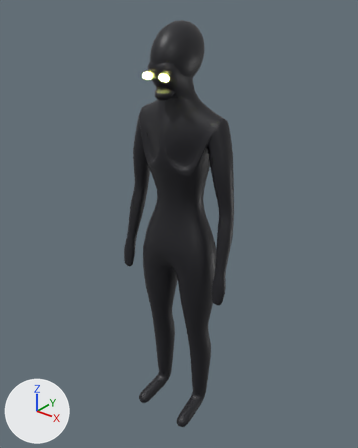
An edit to the glTF model prototypes/band/models/eimer.glb, drawn before and after from the same camera.
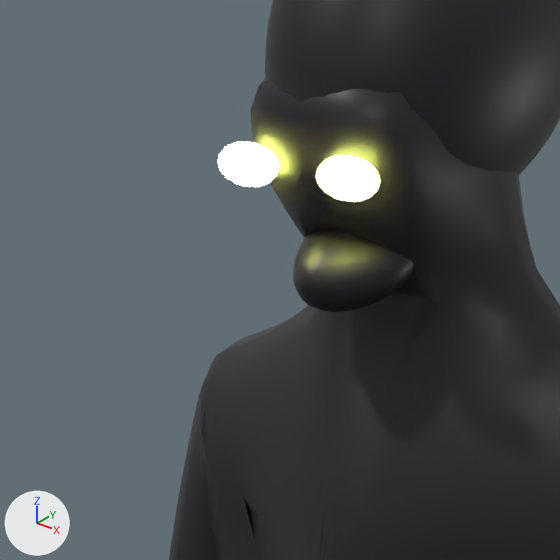
Each version is shown whole from a camera (50 mm lens) standing at (1.122, -1.41, 1.816) and looking at (-0.014, 0.01, 0.936), then close up on the part from 30% to 56% of the width and 11% to 32% of the height. Every picture has the same lights, and +X, +Y and +Z are marked at lower left. The older version's two pictures come first. Vertices at exactly the same position are counted once.

Objects in the first close-up: 'eimer'.
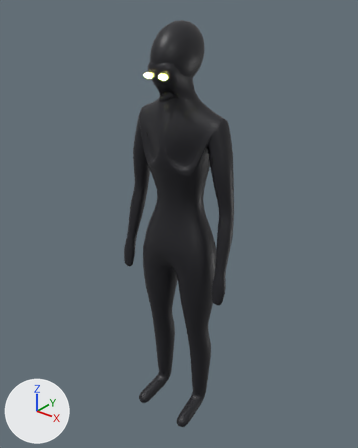
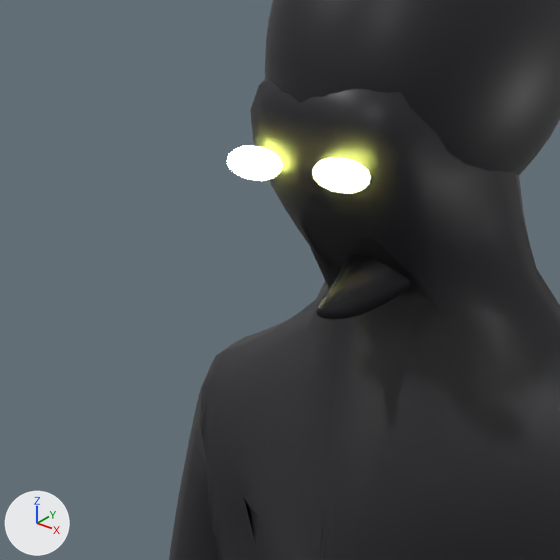
The change, as JSON lines over the scene's bpy script:
```json
{"block": "me_eimer", "where": "me_eimer.from_pydata(...)  # 4877 vertices, 9736 faces; spans x -0.26..0.26, y -0.15..0.1, z 0.01..1.7"}
{"block": "me_eimer", "where": "# used by ob_eimer; location = (0.0, 0.0, 0.0)"}
{"block": "me_eimer", "change": "me_eimer part 1: the loose piece of 178 vertices spanning x -0.04..0.04, y -0.13..-0.05, z 1.46..1.51 is scaled about its middle by (0.557, 1.1, 0.81), then moved by (0.0, 0.02, -0.01)"}
{"block": "me_eimer", "change": "me_eimer part 2: 11 of the vertices in x 0.05..0.06, y -0.14..-0.13, z 1.53..1.55 are moved by (-0.01, 0.0, 0.0)"}
{"block": "me_eimer", "change": "me_eimer part 3: 11 of the vertices in x -0.06..-0.05, y -0.14..-0.13, z 1.53..1.55 are moved by (0.01, 0.0, 0.0)"}
```

Boxes (x1, y1, x2, y2) around the edits, measured in the close-ups (560 x 560 px; the box of a moved part takes in the faces that stretch with it):
```json
{"part": 1, "of": "me_eimer", "change": "moved or reshaped", "before": [293, 230, 414, 312], "after": [316, 255, 410, 320]}
{"part": 2, "of": "me_eimer", "change": "moved or reshaped", "before": [352, 159, 380, 201], "after": [345, 161, 370, 192]}
{"part": 3, "of": "me_eimer", "change": "moved or reshaped", "before": [217, 143, 233, 180], "after": [227, 147, 240, 175]}
```
